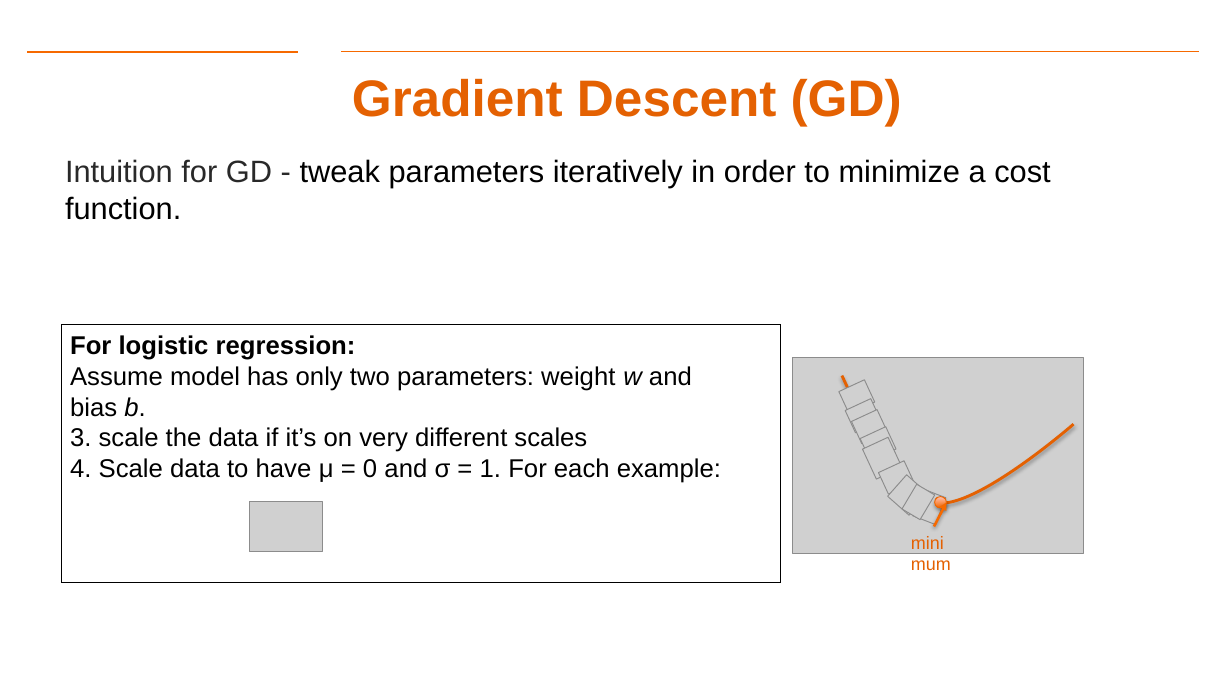
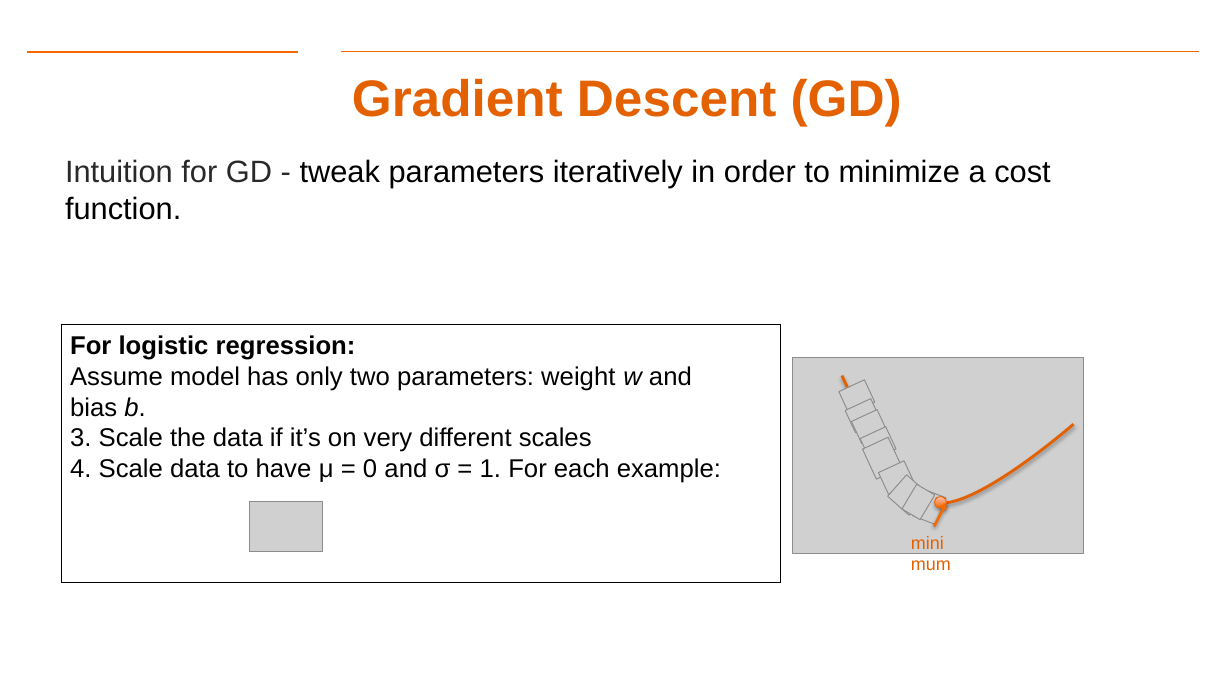
Before and after one commit to gk5951/RIT-DSCI-633-FDS, a slide deck: slide 39 of Syllabus/Lecture17/Lec17ANN.pptx. Drawn at 1232x693 pixels with LibreOffice and Linux fonts; fonts in the diff are those of the drawing; grey boxes stand for pictures; background and template pictures are left out. Boxes give left, top, right and bottom in pixels: in the first picture for what was removed or moved away, otherwise in the second. Text is boxed around its words. In the diff, an @@ line names an element or a change of style, - is before the commit and + after.

```diff
--- a/Syllabus/Lecture17/Lec17ANN.pptx
+++ b/Syllabus/Lecture17/Lec17ANN.pptx
@@ text in rectangle at bbox=[70, 427, 592, 452]: text changed @@
-3. scale the data if it’s on very different scales
+3. Scale the data if it’s on very different scales
```
Also in this commit, not shown: 5 other slides changed, 2 slides removed, 1 other file.
